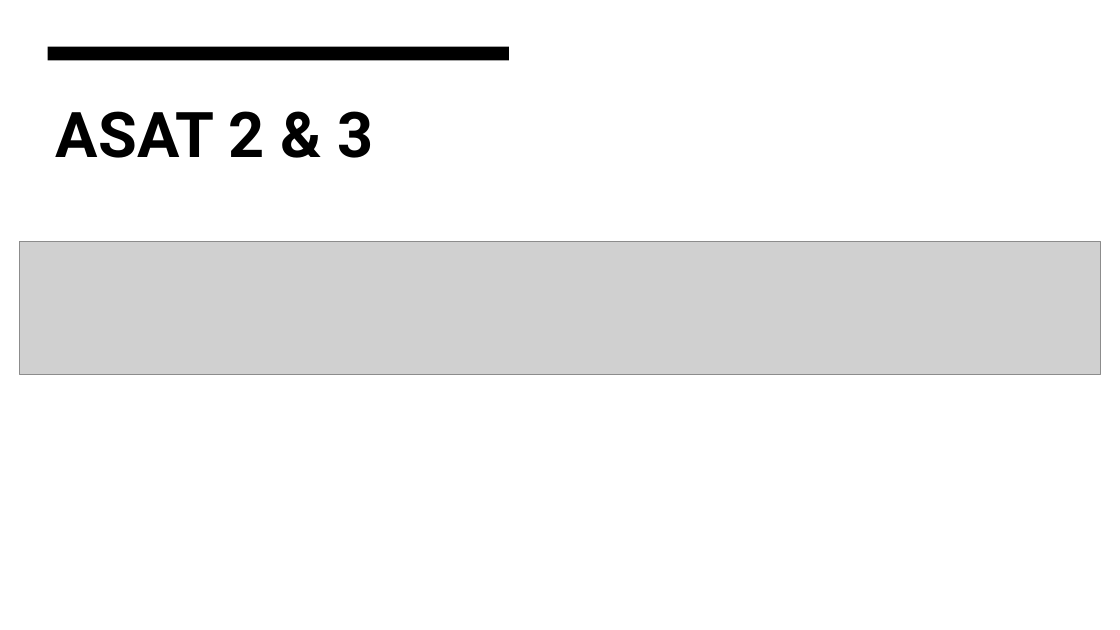
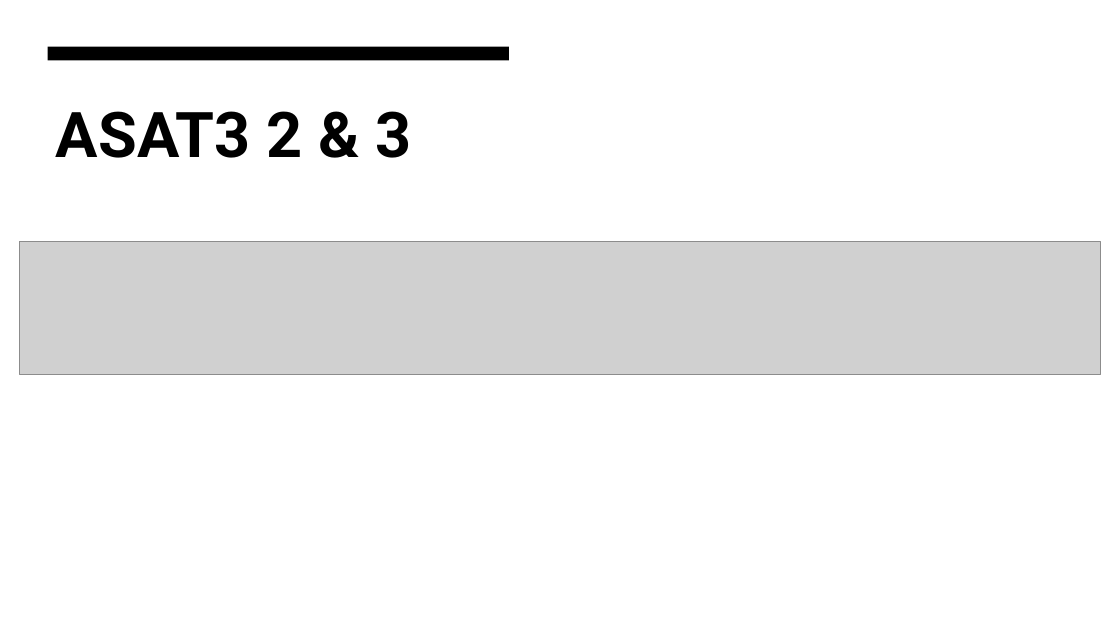
Before and after one commit to gsierrar/primer_design, a slide deck: slide 3 of Primer design.pptx. Drawn at 1120x630 pixels with LibreOffice and Linux fonts; fonts in the diff are those of the drawing; grey boxes stand for pictures. Boxes give left, top, right and bottom in pixels: in the first picture for what was removed or moved away, otherwise in the second. Text is boxed around its words. In the diff, an @@ line names an element or a change of style, - is before the commit and + after.

Commit message:
Aligments and more primers
Aligments for ASAT3 chr 11 and Chr 7, and upload of primer sequences for Chr 7 ASAT3

```diff
--- a/Primer design.pptx
+++ b/Primer design.pptx
@@ title at (x1=56, y1=111, x2=411, y2=158): text changed @@
-ASAT 2 & 3
+ASAT3 2 & 3
```
Also in this commit, not shown: 1 slide added, 4 other files.
